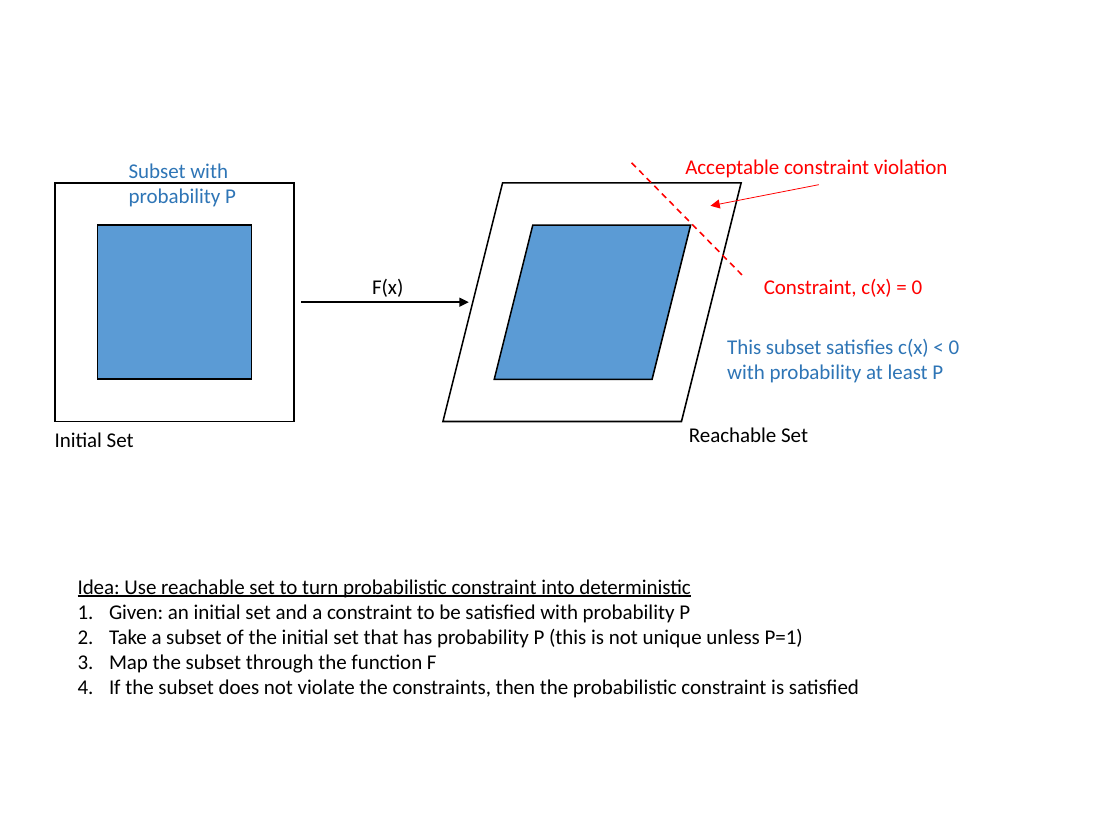
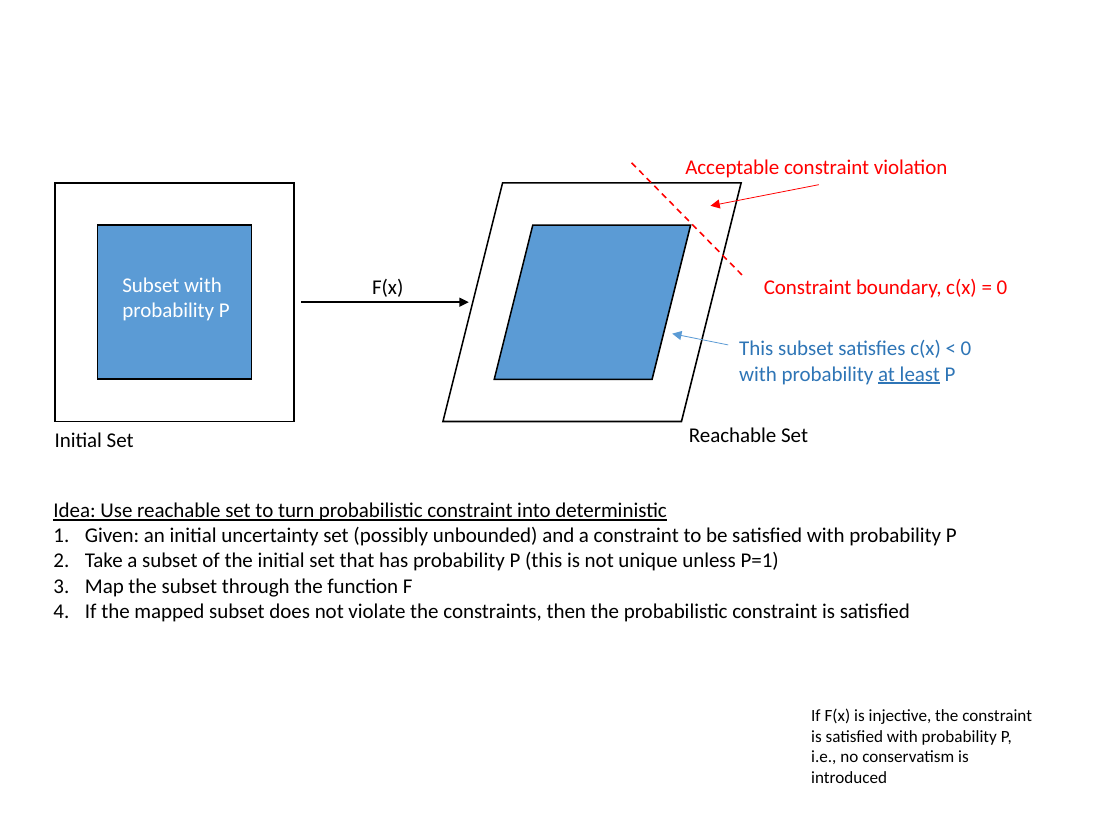
Before and after one commit to CDNoyes/EDL-Py, a slide deck: slide 8 of Documents/Qual Exam.pptx (slide 5 before the commit). Drawn at 1120x840 pixels with LibreOffice and Linux fonts; fonts in the diff are those of the drawing; background and template pictures are left out. Boxes give left, top, right and bottom in pixels: in the first picture for what was removed or moved away, otherwise in the second. Text is boxed around its words. In the diff, an @@ line names an element or a change of style, - is before the commit and + after.

```diff
--- a/Documents/Qual Exam.pptx
+++ b/Documents/Qual Exam.pptx
@@ text "Subset with probability P": place and size @@
-text "Subset with probability P" at (129,163,236,207)
+text "Subset with probability P" at (122,277,230,321)
@@ text "Subset with probability P" at (122,277,230,321): text colour #2E75B6 to #FFFFFF @@
@@ text at (764,279,1008,298): text changed @@
-Constraint, c(x) = 0
+Constraint boundary, c(x) = 0
@@ text "This subset satisfies c(x) < ...": place and size @@
-text "This subset satisfies c(x) < ..." at (727,339,960,383)
+text "This subset satisfies c(x) < ..." at (739,340,972,385)
@@ text "This subset satisfies c(x) < ..." at (739,340,972,385): underline on in "at least" @@
@@ arrow added from (728, 345) to (672, 334), #5B9BD5 0.5 pt @@
@@ text "Idea: Use reachable set to ...": place and size @@
-text "Idea: Use reachable set to ..." at (78,579,859,698)
+text "Idea: Use reachable set to ..." at (53,502,957,622)
@@ text at (85,527,957,546): text changed @@
-1. Given: an initial set and a constraint to be satisfied with probability P
+1. Given: an initial uncertainty set (possibly unbounded) and a constraint to be satisfied with probability P
@@ text at (85,603,910,622): text changed @@
-4. If the subset does not violate the constraints, then the probabilistic constraint is satisfied
+4. If the mapped subset does not violate the constraints, then the probabilistic constraint is satisfied
@@ text added at (811,708,1032,783), 11 pt, text #000000 @@
+If F(x) is injective, the constraint is satisfied with probability P, i.e., no conservatism is introduced
```
Also in this commit, not shown: 4 slides added, 3 other files.
